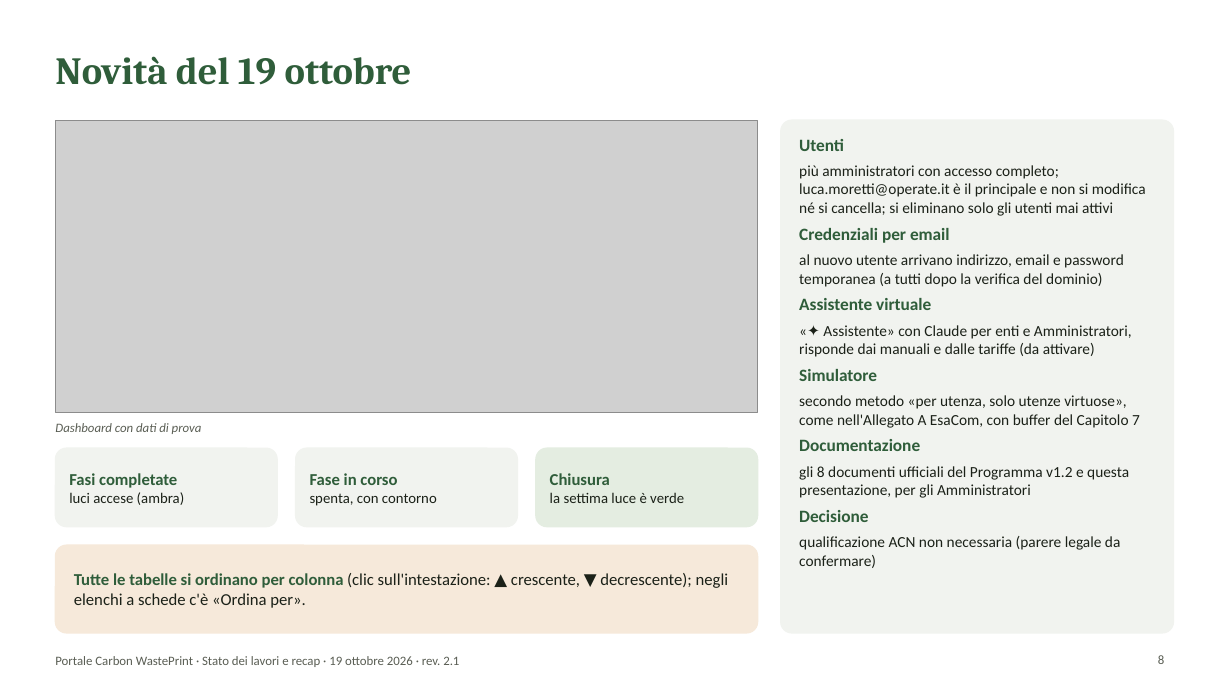
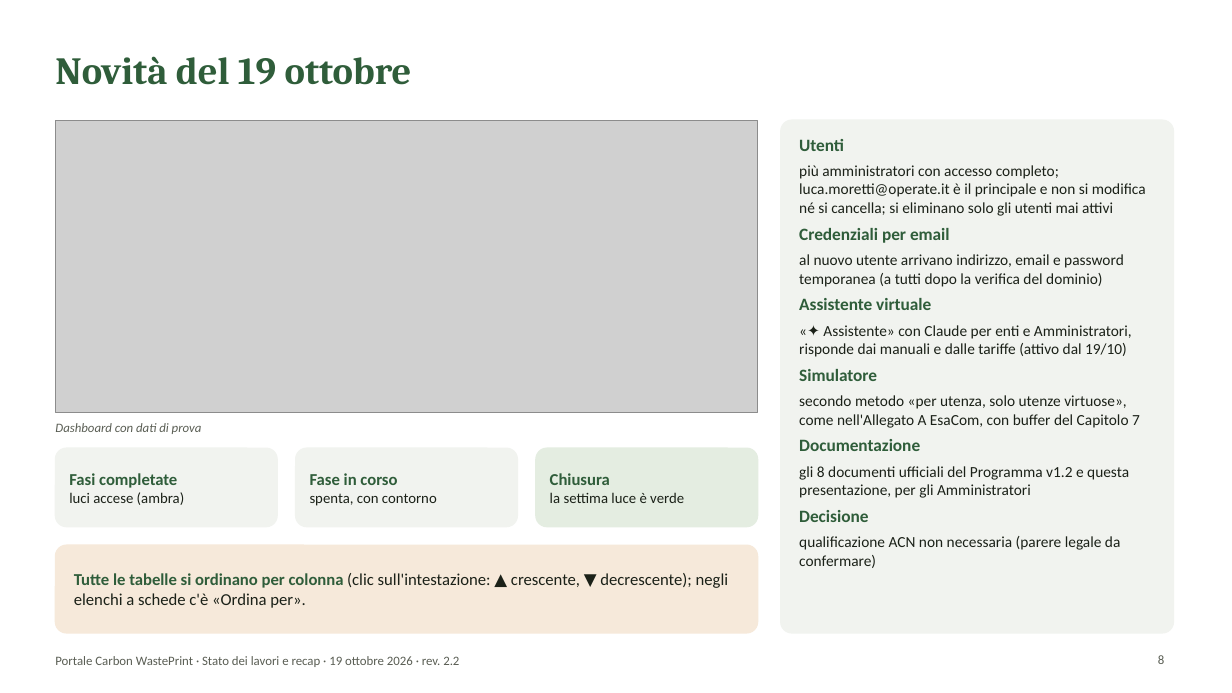
Before and after one commit to lucamorettioperate/portale-cwp, a slide deck: slide 8 of public/documentazione/Presentazione_Portale_CWP.pptx. Drawn at 1232x693 pixels with LibreOffice and Linux fonts; fonts in the diff are those of the drawing; grey boxes stand for pictures; background and template pictures are left out. Boxes give left, top, right and bottom in pixels: in the first picture for what was removed or moved away, otherwise in the second. Text is boxed around its words. In the diff, an @@ line names an element or a change of style, - is before the commit and + after.

```diff
--- a/public/documentazione/Presentazione_Portale_CWP.pptx
+++ b/public/documentazione/Presentazione_Portale_CWP.pptx
@@ text at box(799, 325, 1132, 357): text changed @@
-«✦ Assistente» con Claude per enti e Amministratori, risponde dai manuali e dalle tariffe (da attivare)
+«✦ Assistente» con Claude per enti e Amministratori, risponde dai manuali e dalle tariffe (attivo dal 19/10)
@@ text at box(55, 656, 459, 667): text changed @@
-Portale Carbon WastePrint · Stato dei lavori e recap · 19 ottobre 2026 · rev. 2.1
+Portale Carbon WastePrint · Stato dei lavori e recap · 19 ottobre 2026 · rev. 2.2
```
Also in this commit, not shown: 13 other slides changed, 17 other files.
